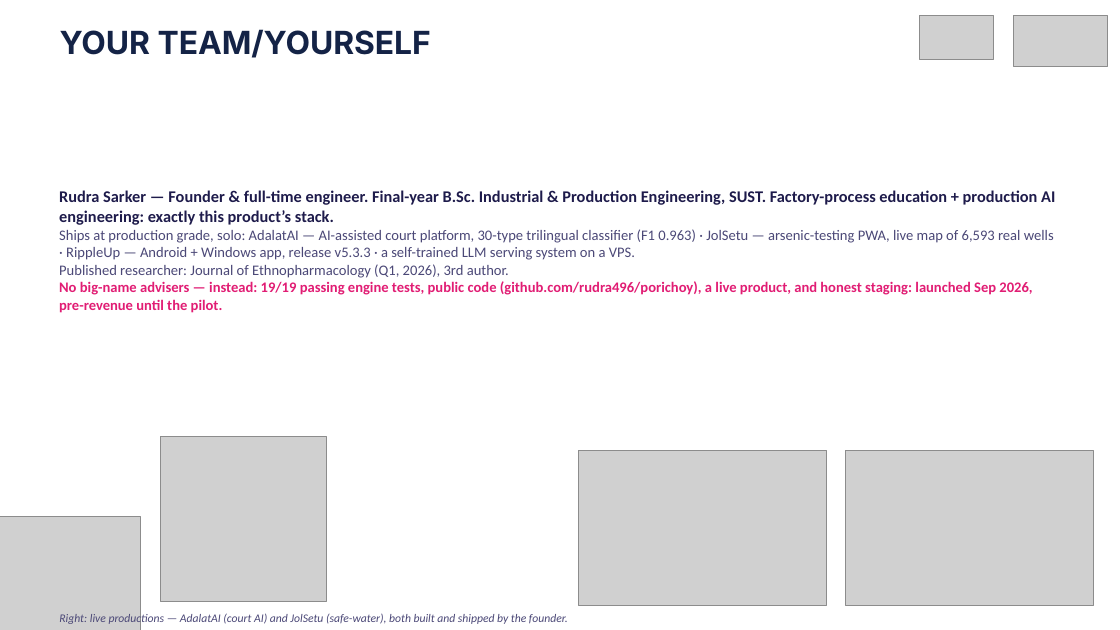
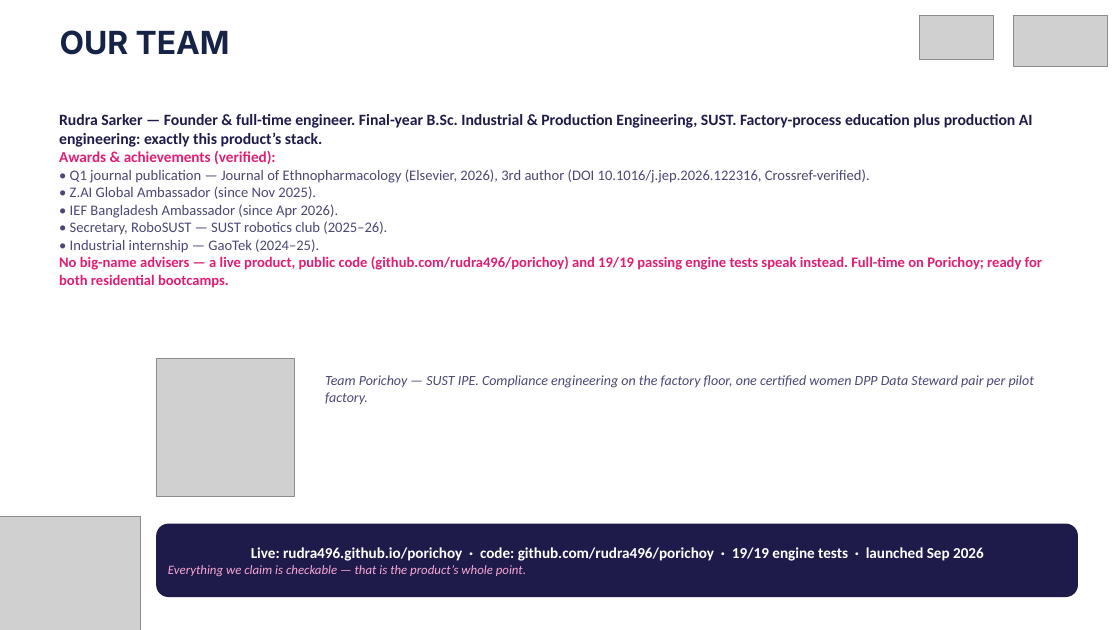
Before and after one commit to rudra496/porichoy, a slide deck: slide 7 of deck/Porichoy_Pitch_Deck.pptx. Drawn at 1120x630 pixels with LibreOffice and Linux fonts; fonts in the diff are those of the drawing; grey boxes stand for pictures. Boxes give left, top, right and bottom in pixels: in the first picture for what was removed or moved away, otherwise in the second. Text is boxed around its words. In the diff, an @@ line names an element or a change of style, - is before the commit and + after.

Commit message:
Team slide: verified awards only (no other projects), OUR voice, layout rebalance; band clear of Needle logo

```diff
--- a/deck/Porichoy_Pitch_Deck.pptx
+++ b/deck/Porichoy_Pitch_Deck.pptx
@@ text at (x1=60, y1=30, x2=230, y2=55): text changed @@
-YOUR TEAM/YOURSELF
+OUR TEAM
@@ text at (x1=59, y1=114, x2=1042, y2=288): text changed @@
-Rudra Sarker — Founder & full-time engineer. Final-year B.Sc. Industrial & Production Engineering, SUST. Factory-process education + production AI engineering: exactly this product’s stack.
-Ships at production grade, solo: AdalatAI — AI-assisted court platform, 30-type trilingual classifier (F1 0.963) · JolSetu — arsenic-testing PWA, live map of 6,593 real wells · RippleUp — Android + Windows app, release v5.3.3 · a self-trained LLM serving system on a VPS.
-Published researcher: Journal of Ethnopharmacology (Q1, 2026), 3rd author.
-No big-name advisers — instead: 19/19 passing engine tests, public code (github.com/rudra496/porichoy), a live product, and honest staging: launched Sep 2026, pre-revenue until the pilot.
+Rudra Sarker — Founder & full-time engineer. Final-year B.Sc. Industrial & Production Engineering, SUST. Factory-process education plus production AI engineering: exactly this product’s stack.
+Awards & achievements (verified):
+• Q1 journal publication — Journal of Ethnopharmacology (Elsevier, 2026), 3rd author (DOI 10.1016/j.jep.2026.122316, Crossref-verified).
+• Z.AI Global Ambassador (since Nov 2025).
+• IEF Bangladesh Ambassador (since Apr 2026).
+• Secretary, RoboSUST — SUST robotics club (2025–26).
+• Industrial internship — GaoTek (2024–25).
+No big-name advisers — a live product, public code (github.com/rudra496/porichoy) and 19/19 passing engine tests speak instead. Full-time on Porichoy; ready for both residential bootcamps.
@@ picture resized from (x1=160, y1=436, x2=326, y2=602) to (x1=156, y1=359, x2=294, y2=497) @@
@@ text added at (x1=325, y1=375, x2=1034, y2=404), 12 pt, text #4B4877, italic @@
+Team Porichoy — SUST IPE. Compliance engineering on the factory floor, one certified women DPP Data Steward pair per pilot factory.
@@ picture removed at (x1=579, y1=450, x2=827, y2=606) @@
@@ picture removed at (x1=845, y1=450, x2=1093, y2=606) @@
@@ rounded rectangle added at (x1=156, y1=523, x2=1078, y2=597), fill #1E1B4B, 13 pt, text #FFFFFF, bold @@
+Live: rudra496.github.io/porichoy · code: github.com/rudra496/porichoy · 19/19 engine tests · launched Sep 2026
+Everything we claim is checkable — that is the product’s whole point.
@@ text removed at (x1=59, y1=612, x2=568, y2=625) @@
-Right: live productions — AdalatAI (court AI) and JolSetu (safe-water), both built and shipped by the founder.
```
Also in this commit, not shown: 6 other slides changed, 1 other file.
